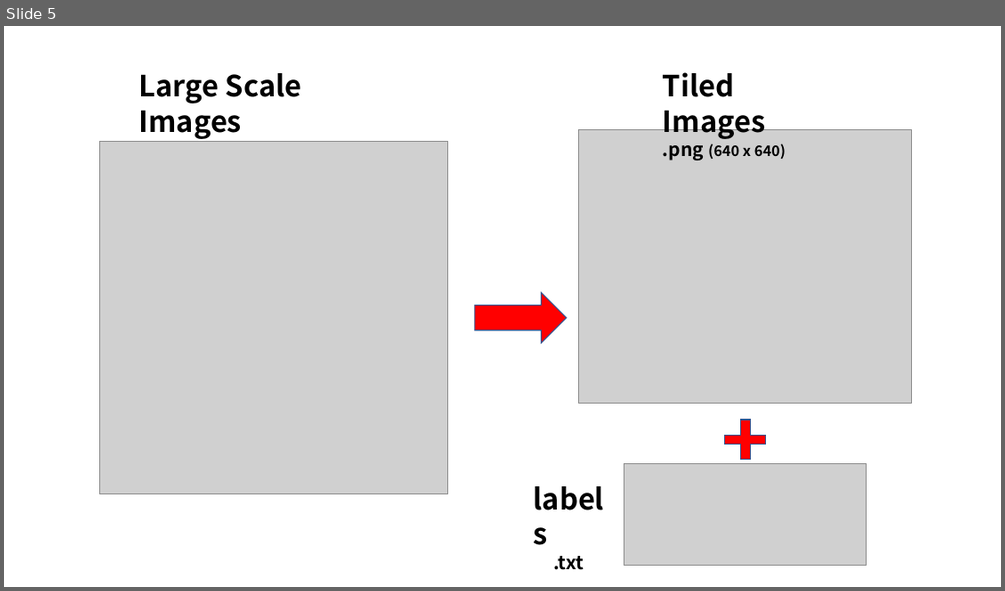
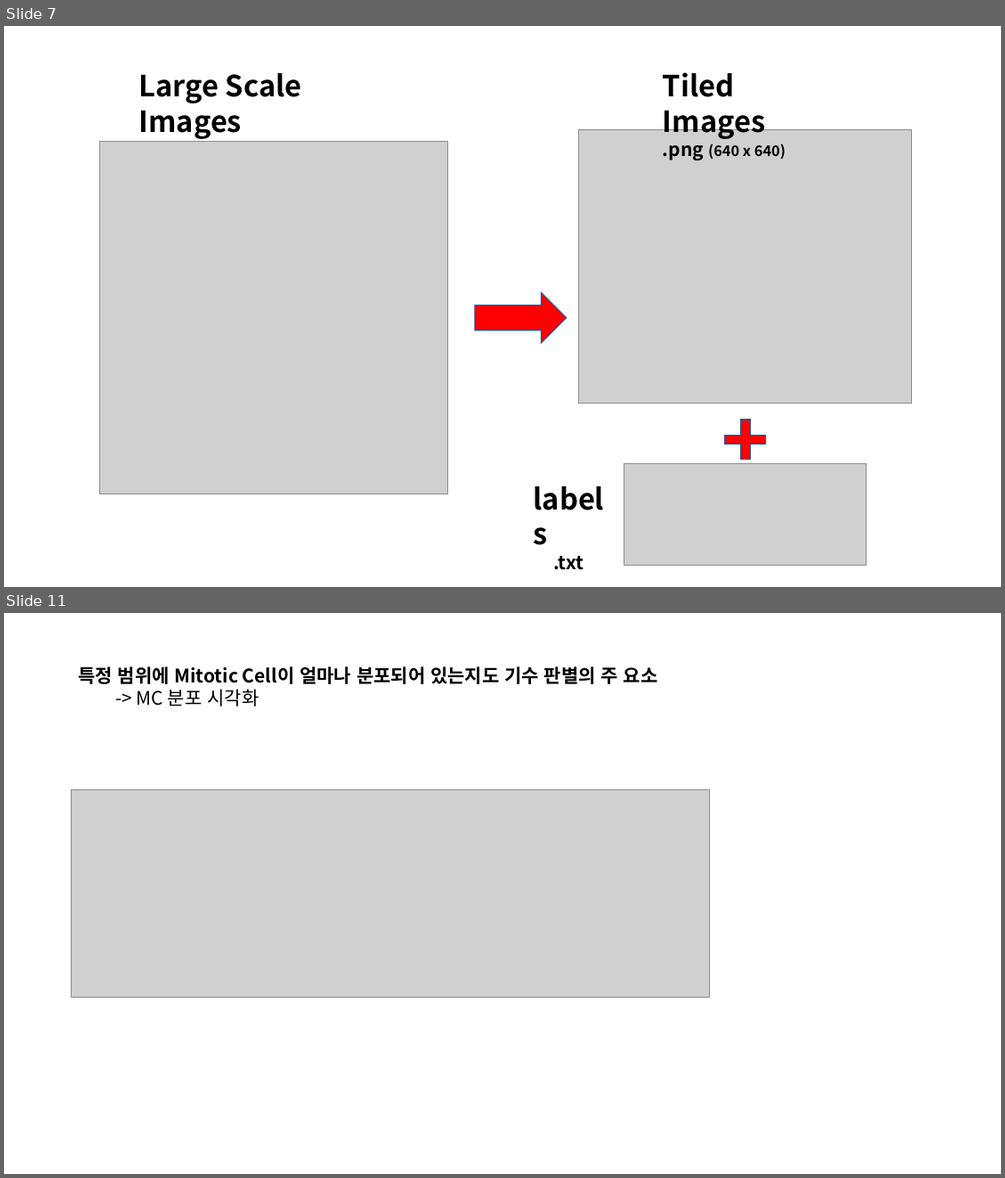
Before and after one commit to hslee4716/CCMCT, a slide deck: 발표자료/CCMCT_중간발표.pptx. Shown one above the other, each under a label of ours: slide 5 before the commit, slides 7 and 11 after it; the slides between them are not shown. The pictures are 1005x591 and 1005x1178 pixels, drawn with LibreOffice and Linux fonts; fonts in the diff are those of the drawing; grey boxes stand for pictures. Boxes give left, top, right and bottom in pixels: in the first picture for what was removed or moved away, otherwise in the second. Text is boxed around its words. In the diff, an @@ line names an element or a change of style, - is before the commit and + after.

```diff
--- a/발표자료/CCMCT_중간발표.pptx
+++ b/발표자료/CCMCT_중간발표.pptx
@@ slide 11 added at bbox=[4, 613, 1001, 1174], background #FFFFFF @@
@@ text added at bbox=[78, 666, 658, 706], 18 pt, text #000000, bold @@
+특정 범위에 Mitotic Cell이 얼마나 분포되어 있는지도 기수 판별의 주 요소
+  -> MC 분포 시각화
@@ picture added at bbox=[71, 790, 709, 997] @@
@@ what was slide 5 is now slide 7 @@
```
Also in this commit, not shown: 4 slides changed, 4 other slides added, 40 other files.
